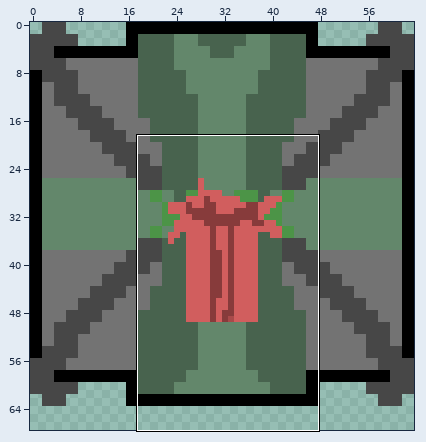
One commit to this pixel-art file: Art/enemies/laser_block/laserblock.aseprite. Above, an overview of the earlier version with the close-up marked.
Close-up. Before:
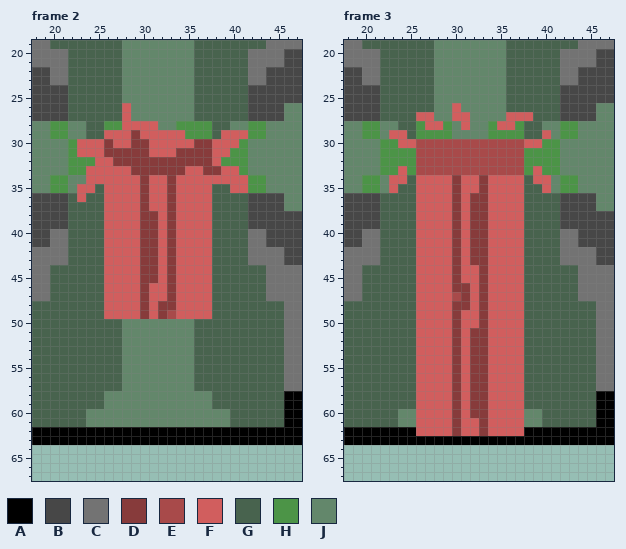
64x100 pixels, 7 frames. Shown: frame 2: x 18..47, y 19..67; frame 3: x 18..47, y 19..67. The wide view leaves out empty margins. The commit also changed other frames or places, which this record leaves out.
Palette (. is transparent): A #000000  B #474747  C #737373  D #873b3b  E #a84a4a  F #d15e5e  G #48634e  H #4c9447  J #63876b
Pixels before, frame 2, first column x 18:
19 CCGGGGGGGGJJJJJJJJGGGGGGGGCCCC
20 CCCCGGGGGGJJJJJJJJGGGGGGCCCCBB
21 CCCCGGGGGGJJJJJJJJGGGGGGCCCCBB
22 BBCCGGGGGGJJJJJJJJGGGGGGCCBBBB
23 BBCCGGGGGGJJJJJJJJGGGGGGCCBBBB
24 BBBBGGGGGGJJJJJJJJGGGGGGBBBBBB
25 BBBBGGGGGGJJJJJJJJGGGGGGBBBBBB
26 BBBBGGGGGGFJJJJJJJGGGGGGBBBBJJ
27 BBBBGGGGGGFJJJJJJJGGGGGGBBBBJJ
28 JJHHJJGGHHFFFFJJHHHHGGJJHHJJJJ
29 JJHHJJGGFFFDFFFFFHHHGFFFHHJJJJ
30 JJJJHFFFDFFDDFFFFFDDFFFHJJJJJJ
31 JJJJHFFFDDDDDFFFDDDDFFHHJJJJJJ
32 JJJJHHHFFDDDDDDDDDDDFHHHJJJJJJ
33 JJJJHHFFFFFDDDDDDFFDDFFHJJJJJJ
34 JJHHJJFFFFFFDFFDFFFFFFFFHHJJJJ
35 JJHHJFFGFFFFDFFDFFFFGGFFHHJJJJ
36 BBBBGFGGFFFFDFFDFFFFGGGGBBBBJJ
37 BBBBGGGGFFFFDFFDFFFFGGGGBBBBJJ
38 BBBBGGGGFFFFDDFDFFFFGGGGBBBBBB
39 BBBBGGGGFFFFDDFDFFFFGGGGBBBBBB
40 BBCCGGGGFFFFDDFDFFFFGGGGCCBBBB
41 BBCCGGGGFFFFDDFDFFFFGGGGCCBBBB
42 CCCCGGGGFFFFDDFDFFFFGGGGCCCCBB
43 CCCCGGGGFFFFDDFDFFFFGGGGCCCCBB
44 CCGGGGGGFFFFDDFDFFFFGGGGGGCCCC
45 CCGGGGGGFFFFDDFDFFFFGGGGGGCCCC
46 CCGGGGGGFFFFDFFDFFFFGGGGGGCCCC
47 CCGGGGGGFFFFDFFDFFFFGGGGGGCCCC
48 GGGGGGGGFFFFDFDDFFFFGGGGGGGGCC
49 GGGGGGGGFFFFDFDEFFFFGGGGGGGGCC
50 GGGGGGGGGGJJJJJJJJGGGGGGGGGGCC
51 GGGGGGGGGGJJJJJJJJGGGGGGGGGGCC
52 GGGGGGGGGGJJJJJJJJGGGGGGGGGGCC
53 GGGGGGGGGGJJJJJJJJGGGGGGGGGGCC
54 GGGGGGGGGGJJJJJJJJGGGGGGGGGGCC
55 GGGGGGGGGGJJJJJJJJGGGGGGGGGGCC
56 GGGGGGGGGGJJJJJJJJGGGGGGGGGGCC
57 GGGGGGGGGGJJJJJJJJGGGGGGGGGGCC
58 GGGGGGGGJJJJJJJJJJJJGGGGGGGGAA
59 GGGGGGGGJJJJJJJJJJJJGGGGGGGGAA
60 GGGGGGJJJJJJJJJJJJJJJJGGGGGGAA
61 GGGGGGJJJJJJJJJJJJJJJJGGGGGGAA
62 AAAAAAAAAAAAAAAAAAAAAAAAAAAAAA
63 AAAAAAAAAAAAAAAAAAAAAAAAAAAAAA
Pixels before, frame 3, first column x 18:
19 CCGGGGGGGGJJJJJJJJGGGGGGGGCCCC
20 CCCCGGGGGGJJJJJJJJGGGGGGCCCCBB
21 CCCCGGGGGGJJJJJJJJGGGGGGCCCCBB
22 BBCCGGGGGGJJJJJJJJGGGGGGCCBBBB
23 BBCCGGGGGGJJJJJJJJGGGGGGCCBBBB
24 BBBBGGGGGGJJJJJJJJGGGGGGBBBBBB
25 BBBBGGGGGGJJJJJJJJGGGGGGBBBBBB
26 BBBBGGGGGGJJFJJJJJGGGGGGBBBBJJ
27 BBBBGGGGFFJJFFJJJJFFFGGGBBBBJJ
28 JJHHJJGGHFFHJFJJHFFHGGJJHHJJJJ
29 JJHHJFFGHHHHJJJJHHHHGGFJHHJJJJ
30 JJJJHHFFEEEEEEEEEEEEFFHHJJJJJJ
31 JJJJHHHHEEEEEEEEEEEEHHHHJJJJJJ
32 JJJJHHHHEEEEEEEEEEEEHHHHJJJJJJ
33 JJJJHHFHEEEEEEEEEEEEHFHHJJJJJJ
34 JJHHJFFGFFFFDFFDFFFFGFFJHHJJJJ
35 JJHHJFGGFFFFDFFDFFFFGGFJHHJJJJ
36 BBBBGGGGFFFFDFDDFFFFGGGGBBBBJJ
37 BBBBGGGGFFFFDFDDFFFFGGGGBBBBJJ
38 BBBBGGGGFFFFDFDDFFFFGGGGBBBBBB
39 BBBBGGGGFFFFDFDDFFFFGGGGBBBBBB
40 BBCCGGGGFFFFDFDDFFFFGGGGCCBBBB
41 BBCCGGGGFFFFDFDDFFFFGGGGCCBBBB
42 CCCCGGGGFFFFDFDDFFFFGGGGCCCCBB
43 CCCCGGGGFFFFDFDDFFFFGGGGCCCCBB
44 CCGGGGGGFFFFDFFDFFFFGGGGGGCCCC
45 CCGGGGGGFFFFDFFDFFFFGGGGGGCCCC
46 CCGGGGGGFFFFDDFDFFFFGGGGGGCCCC
47 CCGGGGGGFFFFEDFDFFFFGGGGGGCCCC
48 GGGGGGGGFFFFDDFDFFFFGGGGGGGGCC
49 GGGGGGGGFFFFDFFDFFFFGGGGGGGGCC
50 GGGGGGGGFFFFDFFDFFFFGGGGGGGGCC
51 GGGGGGGGFFFFDFDDFFFFGGGGGGGGCC
52 GGGGGGGGFFFFDFDDFFFFGGGGGGGGCC
53 GGGGGGGGFFFFDFDDFFFFGGGGGGGGCC
54 GGGGGGGGFFFFDFDDFFFFGGGGGGGGCC
55 GGGGGGGGFFFFDFDDFFFFGGGGGGGGCC
56 GGGGGGGGFFFFDFDDFFFFGGGGGGGGCC
57 GGGGGGGGFFFFDFDDFFFFGGGGGGGGCC
58 GGGGGGGGFFFFDFDDFFFFGGGGGGGGAA
59 GGGGGGGGFFFFDFDDFFFFGGGGGGGGAA
60 GGGGGGJJFFFFDFDDFFFFJJGGGGGGAA
61 GGGGGGJJFFFFDFFDFFFFJJGGGGGGAA
62 AAAAAAAAFFFFDFFDFFFFAAAAAAAAAA
63 AAAAAAAAAAAAAAAAAAAAAAAAAAAAAA
Once edited:
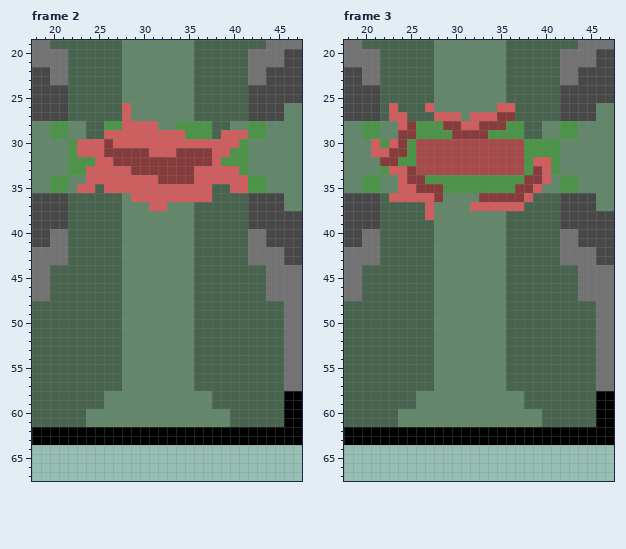
What changed:
Frame 2:
Colour F becomes colour D in row 33 at x 35; in row 34 at x 32 and 34 to 35.
Colour D becomes colour F in row 29 at x 29; in row 30 at x 29 to 30 and 36 to 37; in row 33 at x 37 to 38; in row 34 at x 30; in rows 35 to 36 at x 30 and 33.
Colour F becomes colour G in row 36 at x 23 and 26 to 27; in rows 37 to 49 at x 26 to 27 and 36 to 37.
Colour D becomes colour J in row 37 at x 30 and 33; in rows 38 to 45 at x 30 to 31 and 33; in rows 46 to 47 at x 30 and 33; in row 48 at x 30 and 32 to 33; in row 49 at x 30 and 32.
Colour E becomes colour J in row 49 at x 33.
Colour F becomes colour J in row 36 at x 28; in row 37 at x 28 to 29 and 34 to 35; in rows 38 to 45 at x 28 to 29, 32 and 34 to 35; in rows 46 to 47 at x 28 to 29, 31 to 32 and 34 to 35; in rows 48 to 49 at x 28 to 29, 31 and 34 to 35.
Frame 3:
Colour D becomes colour A in row 62 at x 30 and 33.
Colour F becomes colour A in row 62 at x 26 to 29, 31 to 32 and 34 to 37.
Colour F becomes colour D in row 27 at x 36; in row 28 at x 35; in rows 29 to 30 at x 24; in row 33 at x 39; in row 34 at x 26 and 39; in row 35 at x 26 to 28 and 37.
Colour F becomes colour D in row 36 at x 28 and 34 to 37.
Colour G becomes colour D in rows 28 to 29 at x 25; in row 34 at x 25 and 38; in row 35 at x 38.
Colour H becomes colour D in row 28 at x 29 and 34; in row 31 at x 23 to 24; in row 32 at x 22 to 23; in row 33 at x 25.
Colour J becomes colour D in row 27 at x 35; in row 28 at x 30 and 33; in row 29 at x 30 to 33.
Colour D becomes colour F in row 37 at x 32 to 33.
Colour G becomes colour F in row 26 at x 23, 27 and 36; in row 27 at x 23 to 24; in row 28 at x 24; in row 35 at x 24 to 25 and 39; in row 36 at x 23 to 25 and 38.
Colour H becomes colour F in row 30 at x 23; in row 31 at x 22; in row 32 at x 39 to 40; in row 33 at x 23 and 40.
Colour J becomes colour F in row 26 at x 35; in row 27 at x 28 to 29 and 32 to 34; in row 28 at x 32; in rows 30 to 31 at x 21.
Colour F becomes colour G in row 27 at x 26 to 27 and 37 to 38; in row 37 at x 26; in row 38 at x 26 and 36 to 37; in rows 39 to 57 at x 26 to 27 and 36 to 37.
Colour D becomes colour H in rows 34 to 35 at x 30 and 33.
Colour F becomes colour H in row 28 at x 27 to 28 and 36; in row 30 at x 25 and 38 to 39; in row 34 at x 27 to 29, 31 to 32 and 34 to 37; in row 35 at x 29, 31 to 32 and 34 to 36.
Colour D becomes colour J in row 36 at x 30 and 32; in row 37 at x 30; in rows 38 to 43 at x 30 and 32 to 33; in rows 44 to 45 at x 30 and 33; in row 46 at x 30 to 31 and 33; in row 47 at x 31 and 33.
Colour D becomes colour J in row 48 at x 30 to 31 and 33; in rows 49 to 50 at x 30 and 33; in rows 51 to 60 at x 30 and 32 to 33; in row 61 at x 30 and 33.
Colour E becomes colour J in row 47 at x 30.
Colour F becomes colour J in row 26 at x 30; in row 27 at x 31; in row 29 at x 23 and 40; in row 34 at x 23; in row 35 at x 23 and 40; in row 36 at x 29 and 31.
Colour F becomes colour J in row 37 at x 28 to 29 and 31; in rows 38 to 43 at x 28 to 29, 31 and 34 to 35; in rows 44 to 45 at x 28 to 29, 31 to 32 and 34 to 35; in rows 46 to 48 at x 28 to 29, 32 and 34 to 35; in rows 49 to 50 at x 28 to 29, 31 to 32 and 34 to 35; in rows 51 to 57 at x 28 to 29, 31 and 34 to 35.
Colour F becomes colour J in rows 58 to 60 at x 26 to 29, 31 and 34 to 37; in row 61 at x 26 to 29, 31 to 32 and 34 to 37.
Changed places in both close-ups, as pixel boxes (x1, y1, x2, y2):
changed: (77, 130, 221, 319)
changed: (371, 103, 551, 436)
